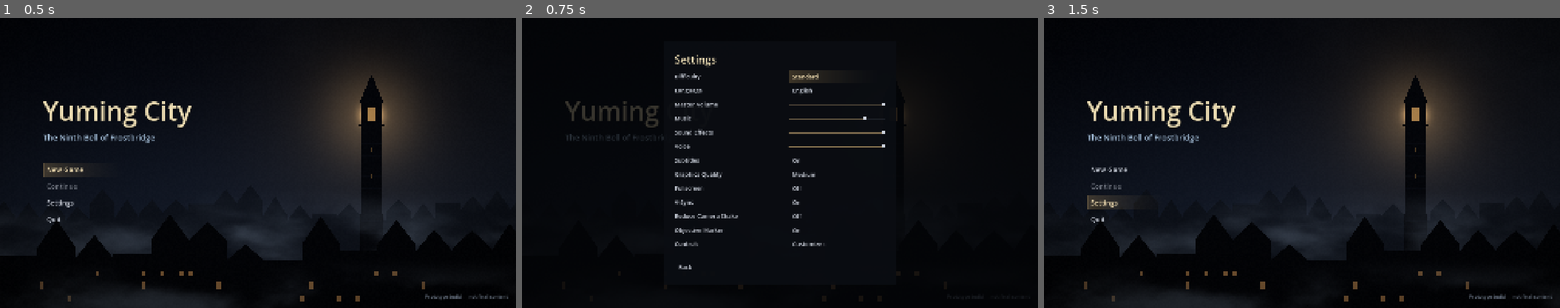
Above: before the commit, frames 1-3 (left to right).
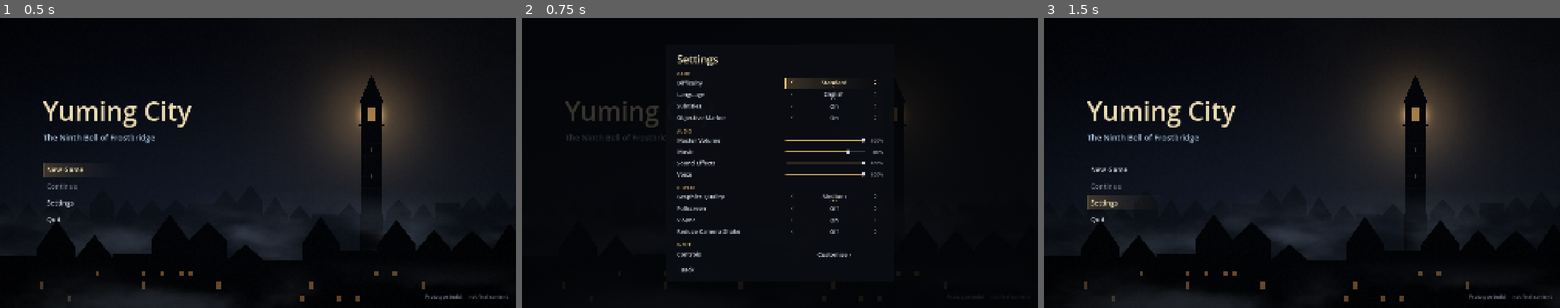
Above: after the commit, the same moments.

Repository: twjackysu/yuming-city
Game: Godot game, scene res://scenes/boot/boot.tscn
Two runs of this game, one before a commit and one after it. Both use one fixed random seed, a clock stepped at 60 frames per second and the inputs below.
Inputs:
- Up to frame 1 (0.5 s): no input
- Up to frame 2 (0.75 s): click "Settings" at 0.5 s
- Up to frame 3 (1.5 s): click "Back" at 1.25 s

Frame 1 is identical in both runs. In frame 2, 3.7% of the frame differs, in the area x 29-73%, y 12-88%; in frame 3, nothing differs.

Commit message:
feat: 設定頁不再是一排文字按鈕——分成四組（遊戲／聲音／畫面／操作），每組一個暖金色小標題＋往右延伸的細線；多選一的值改成「‹ 值 ›」：兩側箭頭用線畫（不靠字型），平常淡灰、有焦點或滑鼠移上去變暖金色，滑鼠點箭頭、十字鍵／方向鍵左右都能切，切換時箭頭往那邊輕彈一下；難度、語言、畫質的值下面一排小圓點標出目前是第幾個（開／關不畫）；音量滑桿旁邊顯示百分比。列高收緊，面板加了標題後仍塞得進 1080。新增 test_settings_menu_groups_arrows_pips
Co-Authored-By: Claude Opus 5.5 <noreply@anthropic.com>
Claude-Session: https://claude.ai/code/session_01DgXGTvdStZUmMYAnKtxHLq

Diff:
--- a/game/i18n/strings.csv
+++ b/game/i18n/strings.csv
@@ -23,6 +23,10 @@
 SET_VSYNC,V-Sync,垂直同步
 SET_REDUCE_SHAKE,Reduce Camera Shake,減少鏡頭晃動
 SET_OBJECTIVE_MARKER,Objective Marker,目標指引
+SET_GROUP_GAME,Game,遊戲
+SET_GROUP_AUDIO,Audio,聲音
+SET_GROUP_DISPLAY,Display,畫面
+SET_GROUP_INPUT,Input,操作
 GUIDE_DISTANCE,{m} m,{m} 公尺
 QUALITY_LOW,Low,低
 QUALITY_MEDIUM,Medium,中
--- a/game/scenes/ui/settings_menu.gd
+++ b/game/scenes/ui/settings_menu.gd
@@ -3,11 +3,22 @@
 ## 設定選單（標題畫面與暫停選單共用）。所有文字都是翻譯 key。
 ## 鍵鼠與手把都能操作：上下移動焦點，左右調滑桿／切換選項，確認鍵切換，取消鍵返回。
 ## 改值即時生效；關閉時存到 settings.cfg。
+## 分成四組（遊戲／聲音／畫面／操作，D-076）；多選一的值顯示成「‹ 值 ›」：兩側箭頭用程式畫
+## （不靠字型），滑鼠點箭頭、十字鍵左右都能切，值下面的小圓點標出目前是第幾個；音量旁邊顯示百分比。
 
 signal closed
 
-const ROW_LABEL_WIDTH: float = 420.0
+const ROW_LABEL_WIDTH: float = 400.0
 const CONTROL_WIDTH: float = 360.0
+const ROW_HEIGHT: float = 38.0
+## 音量百分比那一格的寬度（滑桿寬度＝CONTROL_WIDTH 減掉這格）
+const PERCENT_WIDTH: float = 62.0
+## 箭頭可點的寬度、離按鈕左右邊的距離（左邊讓出焦點細條）
+const ARROW_WIDTH: float = 34.0
+const ARROW_INSET: float = 8.0
+## 有小圓點的按鈕：文字（與箭頭）往上抬幾 px，讓出底下放圓點的空間
+const PIPS_LIFT: float = 3.0
+const GROUP_COLOR: Color = Color(0.86, 0.72, 0.48)
 const VOLUME_KEYS: Dictionary = {
 	"Master": "SET_MASTER_VOLUME",
 	"Music": "SET_MUSIC_VOLUME",
@@ -74,6 +85,8 @@
 	style.border_color = Color(0.55, 0.5, 0.4, 0.5)
 	style.set_border_width_all(1)
 	style.set_content_margin_all(40)
+	style.content_margin_top = 30.0
+	style.content_margin_bottom = 26.0
 	panel.add_theme_stylebox_override("panel", style)
 	center.add_child(panel)
 
@@ -92,9 +105,10 @@
 	box.add_child(title)
 
 	_rows = VBoxContainer.new()
-	_rows.add_theme_constant_override("separation", 8)
+	_rows.add_theme_constant_override("separation", 4)
 	box.add_child(_rows)
 
+	_add_group("SET_GROUP_GAME", "Game")
 	_add_cycler("SET_DIFFICULTY", "Difficulty", Settings.DIFFICULTIES.size(),
 		func() -> int: return Settings.DIFFICULTIES.find(Settings.difficulty),
 		func(i: int) -> void: Settings.set_difficulty(Settings.DIFFICULTIES[i]),
@@ -103,9 +117,14 @@
 		func() -> int: return Settings.SUPPORTED_LOCALES.find(Settings.locale),
 		func(i: int) -> void: Settings.set_locale(Settings.SUPPORTED_LOCALES[i]),
 		func(i: int) -> String: return str(LOCALE_KEYS[Settings.SUPPORTED_LOCALES[i]]))
+	_add_toggle("SET_SUBTITLES", "Subtitles", "subtitles")
+	_add_toggle("SET_OBJECTIVE_MARKER", "ObjectiveMarker", "objective_marker")
+
+	_add_group("SET_GROUP_AUDIO", "Audio")
 	for bus: String in Settings.VOLUME_BUSES:
 		_add_slider(str(VOLUME_KEYS[bus]), "Volume" + bus, bus)
-	_add_toggle("SET_SUBTITLES", "Subtitles", "subtitles")
+
+	_add_group("SET_GROUP_DISPLAY", "Display")
 	_add_cycler("SET_QUALITY", "Quality", QualityPreset.NAME_KEYS.size(),
 		func() -> int: return int(Settings.quality),
 		func(i: int) -> void: Settings.set_quality(i),
@@ -113,18 +132,16 @@
 	_add_toggle("SET_FULLSCREEN", "Fullscreen", "fullscreen")
 	_add_toggle("SET_VSYNC", "Vsync", "vsync")
 	_add_toggle("SET_REDUCE_SHAKE", "ReduceShake", "reduce_camera_shake")
-	_add_toggle("SET_OBJECTIVE_MARKER", "ObjectiveMarker", "objective_marker")
+
+	_add_group("SET_GROUP_INPUT", "Input")
 	_add_controls_row()
 
-	var spacer := Control.new()
-	spacer.custom_minimum_size = Vector2(0, 12)
-	box.add_child(spacer)
 	_back = Button.new()
 	_back.name = "Back"
 	_back.text = "MENU_BACK"
 	_back.flat = true
 	_back.alignment = HORIZONTAL_ALIGNMENT_LEFT
-	_back.custom_minimum_size = Vector2(200, 48)
+	_back.custom_minimum_size = Vector2(200, 44)
 	_back.pressed.connect(close)
 	box.add_child(_back)
 
@@ -158,10 +175,63 @@
 	button.name = "Value"
 	button.text = "SET_CONTROLS_OPEN"
 	button.flat = true
-	button.alignment = HORIZONTAL_ALIGNMENT_LEFT
-	button.custom_minimum_size = Vector2(CONTROL_WIDTH, 44)
+	button.alignment = HORIZONTAL_ALIGNMENT_CENTER
+	button.custom_minimum_size = Vector2(CONTROL_WIDTH, ROW_HEIGHT)
 	button.pressed.connect(open_controls)
 	row.add_child(button)
+
+
+## 分組標題：暖金色小字＋往右延伸的一條細線；不是第一組時上面多留一點空。
+func _add_group(label_key: String, group_name: String) -> void:
+	if _rows.get_child_count() > 0:
+		var gap := Control.new()
+		gap.name = "Gap" + group_name
+		gap.custom_minimum_size = Vector2(0, 10)
+		gap.mouse_filter = Control.MOUSE_FILTER_IGNORE
+		_rows.add_child(gap)
+	var head := HBoxContainer.new()
+	head.name = "Group" + group_name
+	head.add_theme_constant_override("separation", 16)
+	head.mouse_filter = Control.MOUSE_FILTER_IGNORE
+	var label := Label.new()
+	label.name = "Heading"
+	label.text = label_key
+	label.uppercase = true
+	label.add_theme_font_size_override("font_size", 17)
+	label.add_theme_color_override("font_color", GROUP_COLOR)
+	var medium: Font = UiFonts.load_font(UiFonts.UI_SANS_MEDIUM)
+	if medium != null:
+		label.add_theme_font_override("font", medium)
+	head.add_child(label)
+	var line := ColorRect.new()
+	line.name = "Rule"
+	line.color = Color(GROUP_COLOR, 0.28)
+	line.custom_minimum_size = Vector2(0, 1)
+	line.size_flags_horizontal = Control.SIZE_EXPAND_FILL
+	line.size_flags_vertical = Control.SIZE_SHRINK_CENTER
+	line.mouse_filter = Control.MOUSE_FILTER_IGNORE
+	head.add_child(line)
+	_rows.add_child(head)
+
+
+## 測試用：分組標題的翻譯 key（照畫面上由上到下）。
+func group_keys() -> PackedStringArray:
+	var keys := PackedStringArray()
+	for c: Node in _rows.get_children():
+		if c.name.begins_with("Group"):
+			keys.append((c.get_node("Heading") as Label).text)
+	return keys
+
+
+## 測試用：某一列在哪一組底下（回傳組名，例如 "Audio"）。
+func group_of(row_name: String) -> String:
+	var current: String = ""
+	for c: Node in _rows.get_children():
+		if c.name.begins_with("Group"):
+			current = str(c.name).trim_prefix("Group")
+		elif c.name == row_name:
+			return current
+	return ""
 
 
 func _row(label_key: String, row_name: String) -> HBoxContainer:
@@ -169,7 +239,7 @@
 	row.name = row_name
 	var label := Label.new()
 	label.text = label_key
-	label.custom_minimum_size = Vector2(ROW_LABEL_WIDTH, 44)
+	label.custom_minimum_size = Vector2(ROW_LABEL_WIDTH, ROW_HEIGHT)
 	label.vertical_alignment = VERTICAL_ALIGNMENT_CENTER
 	label.add_theme_color_override("font_color", Color(0.78, 0.8, 0.84))
 	row.add_child(label)
@@ -189,38 +259,87 @@
 	slider.min_value = 0.0
 	slider.max_value = 1.0
 	slider.step = 0.05
-	slider.custom_minimum_size = Vector2(CONTROL_WIDTH, 44)
+	slider.custom_minimum_size = Vector2(CONTROL_WIDTH - PERCENT_WIDTH, ROW_HEIGHT)
 	slider.size_flags_vertical = Control.SIZE_SHRINK_CENTER
-	slider.value_changed.connect(func(v: float) -> void: Settings.set_volume(bus, v))
-	slider.set_meta("refresh", func() -> void: slider.set_value_no_signal(Settings.volume(bus)))
+	var pct := Label.new()
+	pct.name = "Percent"
+	pct.set_meta("glyph", true)  # 數字，不是翻譯 key
+	pct.custom_minimum_size = Vector2(PERCENT_WIDTH, ROW_HEIGHT)
+	pct.horizontal_alignment = HORIZONTAL_ALIGNMENT_RIGHT
+	pct.vertical_alignment = VERTICAL_ALIGNMENT_CENTER
+	pct.add_theme_font_size_override("font_size", 19)
+	pct.add_theme_color_override("font_color", Color(UiTheme.TEXT, 0.7))
+	var show_pct: Callable = func(v: float) -> void: pct.text = "%d%%" % roundi(v * 100.0)
+	slider.value_changed.connect(func(v: float) -> void:
+		Settings.set_volume(bus, v)
+		show_pct.call(v))
+	slider.set_meta("refresh", func() -> void:
+		slider.set_value_no_signal(Settings.volume(bus))
+		show_pct.call(Settings.volume(bus)))
 	row.add_child(slider)
+	row.add_child(pct)
 	_remember_first(slider)
 
 
-## 多選一：按確認鍵往下一個，左右鍵前後切換。
-func _add_cycler(label_key: String, row_name: String, count: int, read_index: Callable, set_index: Callable, key_of: Callable) -> void:
+## 多選一：「‹ 值 ›」。按確認鍵往下一個，左右鍵／點兩側箭頭前後切換；pips＝值下面標出第幾個的小圓點
+## （開／關不畫）。
+func _add_cycler(label_key: String, row_name: String, count: int, read_index: Callable, set_index: Callable, key_of: Callable, pips: bool = true) -> void:
 	var row: HBoxContainer = _row(label_key, row_name)
 	var button := Button.new()
 	button.name = "Value"
 	button.flat = true
-	button.alignment = HORIZONTAL_ALIGNMENT_LEFT
-	button.custom_minimum_size = Vector2(CONTROL_WIDTH, 44)
-	var refresh: Callable = func() -> void: button.text = str(key_of.call(int(read_index.call())))
+	button.alignment = HORIZONTAL_ALIGNMENT_CENTER
+	button.custom_minimum_size = Vector2(CONTROL_WIDTH, ROW_HEIGHT)
+	var lift: float = PIPS_LIFT if pips else 0.0
+	var prev := ValueArrow.new(button, -1, lift)
+	var next := ValueArrow.new(button, 1, lift)
+	var dots: ValuePips = ValuePips.new(button, count) if pips else null
+	if pips:
+		var raised: StyleBoxEmpty = _raised_box()
+		for state: String in ["normal", "hover", "pressed", "disabled", "hover_pressed"]:
+			button.add_theme_stylebox_override(state, raised)
+	var refresh: Callable = func() -> void:
+		var i: int = int(read_index.call())
+		button.text = str(key_of.call(i))
+		if dots != null:
+			dots.index = i
+			dots.queue_redraw()
 	var step: Callable = func(delta: int) -> void:
 		set_index.call(posmod(int(read_index.call()) + delta, count))
+		(next if delta > 0 else prev).kick()
 		_refresh_all()
+	prev.stepped.connect(step)
+	next.stepped.connect(step)
 	button.pressed.connect(func() -> void: step.call(1))
 	button.gui_input.connect(func(e: InputEvent) -> void: _cycler_input(button, e, step))
 	button.set_meta("refresh", refresh)
 	row.add_child(button)
+	button.add_child(prev)
+	button.add_child(next)
+	if dots != null:
+		button.add_child(dots)
 	_remember_first(button)
+
+
+var _raised: StyleBoxEmpty
+
+
+## 跟 UiTheme 的按鈕框一樣，只是上下邊距不對稱（文字抬高 PIPS_LIFT）。
+func _raised_box() -> StyleBoxEmpty:
+	if _raised == null:
+		_raised = StyleBoxEmpty.new()
+		_raised.content_margin_left = UiTheme.PAD_LEFT
+		_raised.content_margin_right = 10.0
+		_raised.content_margin_top = 4.0 - PIPS_LIFT
+		_raised.content_margin_bottom = 4.0 + PIPS_LIFT
+	return _raised
 
 
 func _add_toggle(label_key: String, row_name: String, option: String) -> void:
 	_add_cycler(label_key, row_name, 2,
 		func() -> int: return 1 if Settings.get_option(option) else 0,
 		func(i: int) -> void: Settings.set_option(option, i == 1),
-		func(i: int) -> String: return "OPT_ON" if i == 1 else "OPT_OFF")
+		func(i: int) -> String: return "OPT_ON" if i == 1 else "OPT_OFF", false)
 
 
 func _cycler_input(button: Button, e: InputEvent, step: Callable) -> void:
@@ -232,7 +351,25 @@
 		button.accept_event()
 
 
+## 測試用：多選一那一列的左（-1）或右（1）箭頭。
+func arrow_of(row_name: String, dir: int) -> ValueArrow:
+	var c: Control = control_of(row_name)
+	if c == null:
+		return null
+	return c.get_node_or_null("Next" if dir > 0 else "Prev") as ValueArrow
+
+
+## 測試用：多選一那一列的小圓點（開／關沒有）。
+func pips_of(row_name: String) -> ValuePips:
+	var c: Control = control_of(row_name)
+	if c == null:
+		return null
+	return c.get_node_or_null("Pips") as ValuePips
+
+
 func _refresh_all() -> void:
+	if _rows == null:
+		return
 	for row: Node in _rows.get_children():
 		for c: Node in row.get_children():
 			if c.has_meta("refresh"):
--- /dev/null
+++ b/game/src/ui/value_arrow.gd
@@ -0,0 +1,99 @@
+class_name ValueArrow
+extends Control
+## 設定頁多選一兩側的箭頭（D-076）。用線畫的「‹」「›」，不靠字型（子集字型不一定有這兩個字）。
+## 平常是淡淡的冷灰白，按鈕有焦點或滑鼠移上去時變暖金色；點一下發出 stepped(dir)，
+## 切換時往那個方向輕輕彈一下（kick）。放在按鈕裡面（左右兩側），按鈕本身照常拿焦點。
+
+signal stepped(dir: int)
+
+const HALF_HEIGHT: float = 6.5
+const DEPTH: float = 5.0
+const KICK_DISTANCE: float = 4.0
+
+var dir: int = 1
+## 往上抬幾 px（有小圓點的按鈕文字抬高了，箭頭跟著抬，中心對齊文字）
+var lift: float = 0.0
+var _button: Button
+var _hover: bool = false
+var _kick: float = 0.0
+var _tween: Tween
+
+
+func _init(button: Button, direction: int, lift_px: float = 0.0) -> void:
+	_button = button
+	dir = 1 if direction > 0 else -1
+	lift = lift_px
+	name = "Next" if dir > 0 else "Prev"
+	focus_mode = Control.FOCUS_NONE
+	mouse_filter = Control.MOUSE_FILTER_STOP
+	mouse_default_cursor_shape = Control.CURSOR_POINTING_HAND
+
+
+func _ready() -> void:
+	if dir < 0:
+		set_anchors_and_offsets_preset(Control.PRESET_LEFT_WIDE)
+		offset_left = SettingsMenu.ARROW_INSET
+		offset_right = SettingsMenu.ARROW_INSET + SettingsMenu.ARROW_WIDTH
+	else:
+		set_anchors_and_offsets_preset(Control.PRESET_RIGHT_WIDE)
+		offset_left = -SettingsMenu.ARROW_INSET - SettingsMenu.ARROW_WIDTH
+		offset_right = -SettingsMenu.ARROW_INSET
+	offset_top = -lift
+	offset_bottom = -lift
+	mouse_entered.connect(_set_hover.bind(true))
+	mouse_exited.connect(_set_hover.bind(false))
+	for sig: Signal in [_button.focus_entered, _button.focus_exited, _button.mouse_entered, _button.mouse_exited]:
+		sig.connect(queue_redraw)
+
+
+func _set_hover(on: bool) -> void:
+	_hover = on
+	queue_redraw()
+
+
+## 按鈕有焦點、滑鼠在按鈕或箭頭上：亮起來。
+func is_lit() -> bool:
+	return _hover or _button.has_focus() or _button.is_hovered()
+
+
+func color() -> Color:
+	return UiTheme.ACCENT if is_lit() else Color(UiTheme.TEXT, 0.4)
+
+
+func kick() -> void:
+	if not is_inside_tree():
+		return
+	if _tween != null:
+		_tween.kill()
+	_kick = 1.0
+	_tween = create_tween()
+	_tween.tween_method(_set_kick, 1.0, 0.0, 0.16).set_ease(Tween.EASE_OUT).set_trans(Tween.TRANS_QUAD)
+
+
+func _set_kick(v: float) -> void:
+	_kick = v
+	queue_redraw()
+
+
+func _gui_input(event: InputEvent) -> void:
+	var mb := event as InputEventMouseButton
+	if mb != null and mb.pressed and mb.button_index == MOUSE_BUTTON_LEFT:
+		_button.grab_focus()
+		stepped.emit(dir)
+		accept_event()
+
+
+## 箭頭三個點（尖端朝 dir 方向），測試也用來確認方向。
+func points() -> PackedVector2Array:
+	var c: Vector2 = size * 0.5 + Vector2(dir * _kick * KICK_DISTANCE, 0.0)
+	var back: float = -dir * DEPTH * 0.5
+	var tip: float = dir * DEPTH * 0.5
+	return PackedVector2Array([
+		c + Vector2(back, -HALF_HEIGHT),
+		c + Vector2(tip, 0.0),
+		c + Vector2(back, HALF_HEIGHT),
+	])
+
+
+func _draw() -> void:
+	draw_polyline(points(), color(), 2.0, true)
--- /dev/null
+++ b/game/src/ui/value_pips.gd
@@ -0,0 +1,44 @@
+class_name ValuePips
+extends Control
+## 設定頁多選一的值下面一排小圓點（D-076）：一共幾個選項就幾顆，目前那顆是實心暖金色，
+## 其他是空心淡灰。讓玩家一眼看出「畫質：中」是三級裡的第二級。開／關不畫。
+
+const SPACING: float = 11.0
+const RADIUS: float = 2.2
+## 圓點所在的那一條（按鈕最底下幾 px）；按鈕文字抬高 SettingsMenu.PIPS_LIFT 讓出空間
+const STRIP: float = 8.0
+
+var count: int = 1
+var index: int = 0
+var _button: Button
+
+
+func _init(button: Button, option_count: int) -> void:
+	_button = button
+	count = maxi(option_count, 1)
+	name = "Pips"
+	focus_mode = Control.FOCUS_NONE
+	mouse_filter = Control.MOUSE_FILTER_IGNORE
+
+
+func _ready() -> void:
+	set_anchors_and_offsets_preset(Control.PRESET_BOTTOM_WIDE)
+	offset_top = -STRIP
+	offset_bottom = 0.0
+	for sig: Signal in [_button.focus_entered, _button.focus_exited, _button.mouse_entered, _button.mouse_exited]:
+		sig.connect(queue_redraw)
+
+
+## 第 i 顆的中心（以這個 Control 為座標）。
+func center_of(i: int) -> Vector2:
+	return Vector2(size.x * 0.5 + (float(i) - float(count - 1) * 0.5) * SPACING, size.y * 0.5)
+
+
+func _draw() -> void:
+	var lit: bool = _button.has_focus() or _button.is_hovered()
+	for i: int in count:
+		var c: Vector2 = center_of(i)
+		if i == index:
+			draw_circle(c, RADIUS, UiTheme.ACCENT if lit else Color(UiTheme.ACCENT, 0.75), true, -1.0, true)
+		else:
+			draw_circle(c, RADIUS - 0.4, Color(UiTheme.TEXT, 0.32), false, 1.0, true)
--- a/game/tests/unit/test_ui.gd
+++ b/game/tests/unit/test_ui.gd
@@ -89,6 +89,86 @@
 	menu.closed.connect(func() -> void: closed[0] = true)
 	menu.close()
 	assert_true(closed[0] and not menu.visible, "返回會關閉並發出 closed")
+	menu.queue_free()
+	await tree.process_frame
+
+
+## D-076：四個分組標題、「‹ 值 ›」箭頭（點箭頭／左右鍵切換）、值下面的小圓點、音量百分比、整個面板塞得進 1080。
+func test_settings_menu_groups_arrows_pips() -> void:
+	var settings: Node = tree.root.get_node("Settings")
+	var menu: SettingsMenu = (load("res://scenes/ui/settings_menu.tscn") as PackedScene).instantiate() as SettingsMenu
+	tree.root.add_child(menu)
+	menu.open()
+	await tree.process_frame
+	await tree.process_frame
+	assert_eq(menu.group_keys(), PackedStringArray(["SET_GROUP_GAME", "SET_GROUP_AUDIO", "SET_GROUP_DISPLAY", "SET_GROUP_INPUT"]), "四組：遊戲／聲音／畫面／操作")
+	assert_eq(menu.group_of("Difficulty"), "Game")
+	assert_eq(menu.group_of("Subtitles"), "Game")
+	assert_eq(menu.group_of("VolumeMusic"), "Audio")
+	assert_eq(menu.group_of("Quality"), "Display")
+	assert_eq(menu.group_of("ReduceShake"), "Display")
+	assert_eq(menu.group_of("Controls"), "Input")
+
+	var quality_before: int = int(settings.get("quality"))
+	var q: Button = menu.control_of("Quality") as Button
+	var prev: ValueArrow = menu.arrow_of("Quality", -1)
+	var next: ValueArrow = menu.arrow_of("Quality", 1)
+	assert_true(prev != null and next != null, "畫質兩側有箭頭")
+	if prev == null or next == null:
+		menu.queue_free()
+		return
+	var p_pts: PackedVector2Array = prev.points()
+	var n_pts: PackedVector2Array = next.points()
+	assert_true(p_pts[1].x < p_pts[0].x, "左箭頭尖端朝左")
+	assert_true(n_pts[1].x > n_pts[0].x, "右箭頭尖端朝右")
+	assert_true(prev.position.x < q.size.x * 0.25 and next.position.x > q.size.x * 0.75, "箭頭在值的兩側")
+	var click := InputEventMouseButton.new()
+	click.button_index = MOUSE_BUTTON_LEFT
+	click.pressed = true
+	next._gui_input(click)
+	assert_eq(int(settings.get("quality")), (quality_before + 1) % 3, "點右箭頭：下一級")
+	assert_true(q.has_focus(), "點箭頭時焦點移到那一列")
+	assert_true(next.is_lit(), "有焦點時箭頭亮起來")
+	prev._gui_input(click)
+	prev._gui_input(click)
+	assert_eq(int(settings.get("quality")), posmod(quality_before - 1, 3), "點左箭頭：上一級（會繞回）")
+	assert_eq(q.text, QualityPreset.NAME_KEYS[int(settings.get("quality"))], "值跟著換")
+	var left := InputEventAction.new()
+	left.action = "ui_left"
+	left.pressed = true
+	q.gui_input.emit(left)
+	assert_eq(int(settings.get("quality")), posmod(quality_before - 2, 3), "左鍵（十字鍵左）切到上一個")
+	var right := InputEventAction.new()
+	right.action = "ui_right"
+	right.pressed = true
+	q.gui_input.emit(right)
+	assert_eq(int(settings.get("quality")), posmod(quality_before - 1, 3), "右鍵切到下一個")
+
+	var pips: ValuePips = menu.pips_of("Quality")
+	assert_true(pips != null and pips.count == 3, "畫質下面三顆圓點")
+	if pips != null:
+		assert_eq(pips.index, int(settings.get("quality")), "實心那顆＝目前畫質")
+		assert_true(pips.center_of(0).x < pips.center_of(2).x, "圓點由左到右")
+	assert_true(menu.pips_of("Vsync") == null, "開／關不畫圓點")
+	assert_not_null(menu.arrow_of("Vsync", 1), "開／關也有箭頭")
+	settings.call("set_quality", quality_before)
+
+	(menu.find_child("Back", true, false) as Control).grab_focus()
+	await tree.process_frame
+	assert_false(next.is_lit(), "焦點離開、滑鼠不在上面：箭頭變暗")
+
+	var vol_before: float = float(settings.call("volume", "SFX"))
+	var slider: HSlider = menu.control_of("VolumeSFX") as HSlider
+	var pct: Label = slider.get_parent().get_node("Percent") as Label
+	slider.value = 0.35
+	assert_eq(pct.text, "35%", "音量旁邊顯示百分比")
+	settings.call("set_volume", "SFX", vol_before)
+	menu.open()
+	assert_eq(pct.text, "%d%%" % roundi(vol_before * 100.0), "重新打開時百分比跟設定一致")
+
+	var panel: PanelContainer = menu.find_children("*", "PanelContainer", true, false)[0] as PanelContainer
+	assert_true(panel.get_combined_minimum_size().y <= 1040.0, "設定面板塞得進 1080 高（%.0f）" % panel.get_combined_minimum_size().y)
+	menu.close()
 	menu.queue_free()
 	await tree.process_frame
 
Not shown, added: game/src/ui/value_arrow.gd.uid
Not shown, added: game/src/ui/value_pips.gd.uid
